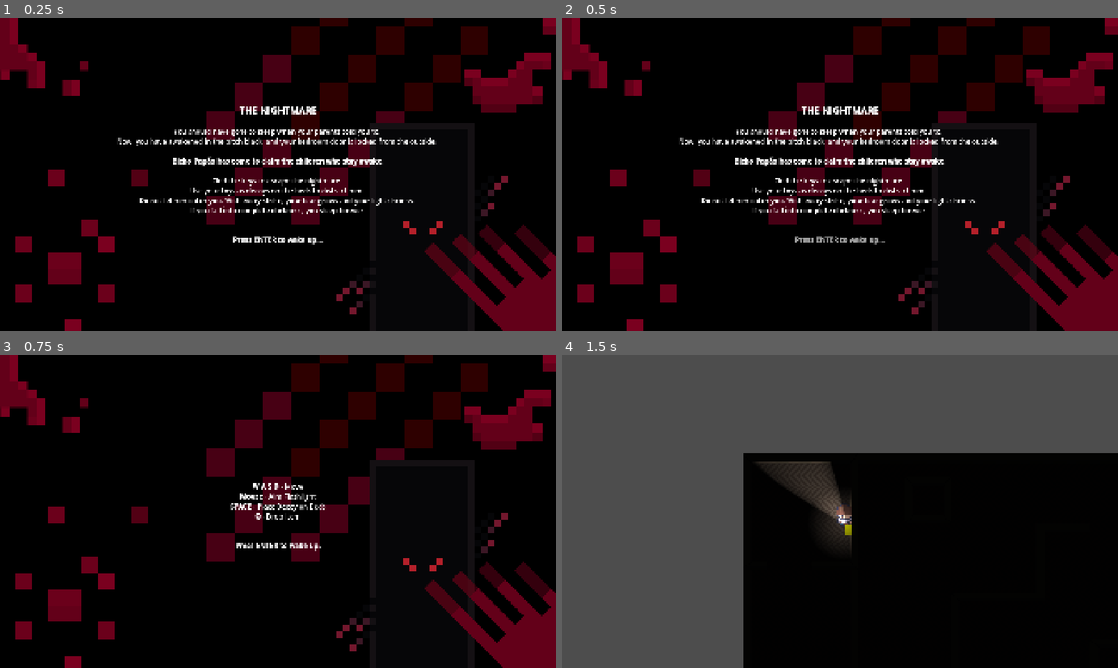
Above: before the commit, frames 1-4 (two rows, left to right).
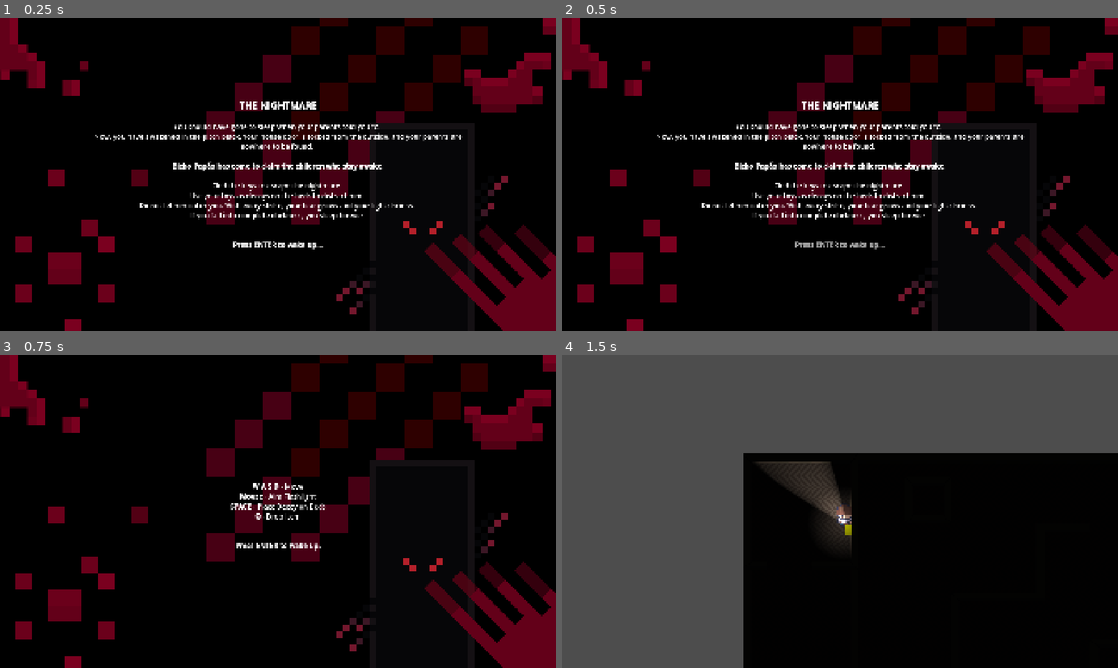
Above: after the commit, the same moments.

Repository: davidantunes23/dj_prototype
Game: Godot game, scene res://scenes/map/start_screen.tscn
Two runs of this game, one before a commit and one after it. Both use one fixed random seed, a clock stepped at 60 frames per second and the inputs below.
Inputs (mouse positions are in pixels of both pictures, inside the frame that each line leads up to):
- Up to frame 1 (0.25 s): no input
- Up to frame 2 (0.5 s): no input
- Up to frame 3 (0.75 s): tap Enter (ui_accept) at 0.5 s; move the mouse to (400, 495) at 0.52 s; hold D (move_right) from 0.53 s (still down); tap Q (drop) at 0.6 s
- Up to frame 4 (1.5 s): tap Enter (ui_accept) at 0.77 s; move the mouse to (728, 527) at 1.27 s; release D (move_right) at 1.28 s; hold S (move_down) from 1.28 s (still down); tap E (make_sound) at 1.35 s

The runs differ from the first frame. In frame 1, 5.9% of the frame differs, in the area x 17-84%, y 26-74%; in frame 2, 5.9%; in frame 3, nothing differs; in frame 4, nothing differs.

Commit message:
Changed start text to "house door"

Diff:
--- a/scenes/map/start_screen.tscn
+++ b/scenes/map/start_screen.tscn
@@ -40,7 +40,8 @@
 text = "[center][b][font_size=32]THE NIGHTMARE[/font_size][/b][/center]
 
 You should have gone to sleep when your parents told you to.
-Now, you have awakened in the pitch black, and your bedroom door is locked from the outside.
+Now, you have awakened in the pitch black. Your house door is locked from the outside, and your parents are
+nowhere to be found.
 
 [b]Bicho Papão has come to claim the children who stay awake.[/b]
 
